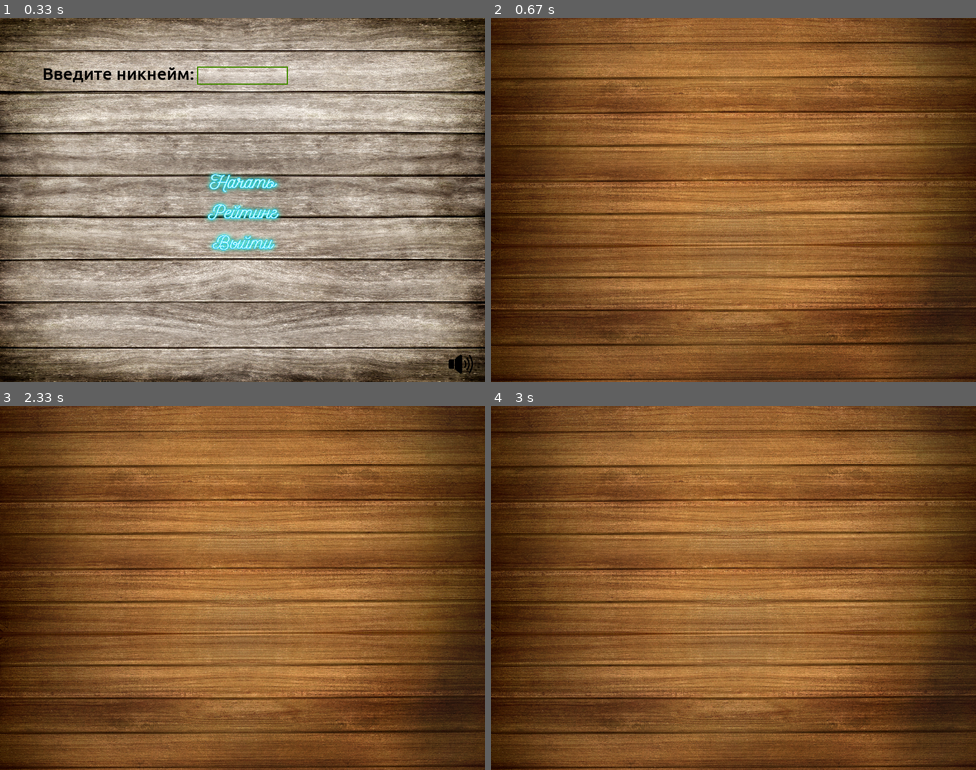
Above: before the commit, frames 1-4 (two rows, left to right).
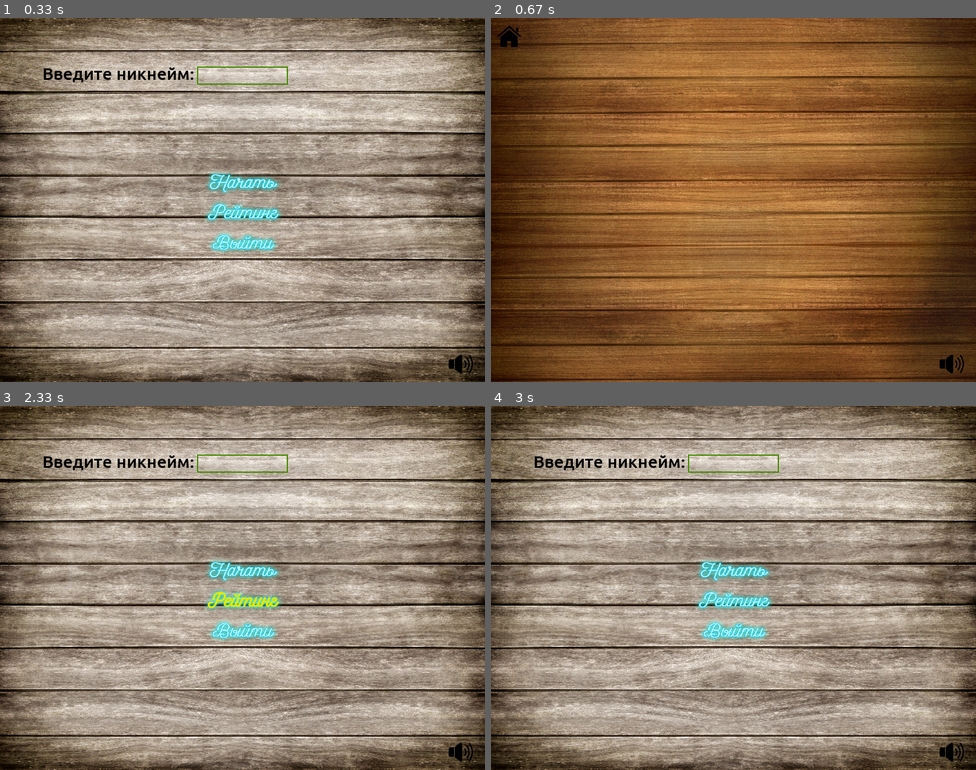
Above: after the commit, the same moments.

Repository: AlexRas245/Pygame_Project
Game: pygame game, started from Меню.py
Same seed, same stepped clock (60 frames per second), same inputs: the game is played once before the commit and once after it.
Inputs (mouse positions are in pixels of both pictures, inside the frame that each line leads up to):
- Up to frame 1 (0.33 s): no input
- Up to frame 2 (0.67 s): click (733, 200) at 0.38 s
- Up to frame 3 (2.33 s): click (242, 609) at 0.72 s; click (19, 427) at 2.05 s
- Up to frame 4 (3 s): click (709, 682) at 2.55 s

Frame 1 is identical in both runs. In frame 2, 0.3% of the frame differs, in the area x 1-98%, y 2-98%; in frame 3, 98%, in the area x 0-100%, y 0-100%; in frame 4, 98%.

Commit message:
Добавлены кнопки музыки и возврат в меню

Diff:
--- a/Меню.py
+++ b/Меню.py
@@ -167,6 +167,10 @@
     def show_rating(self):
         rating_menu = рейтинг.RatingMenu(self.screen, self.width, self.height, self.music_on)
         rating_menu.run()
+        if rating_menu.back_to_menu:  # Проверяем флаг возврата в меню
+            if pygame.mixer.music.get_busy() != self.music_on:
+                self.music()
+            self.draw()
 
     def exit_menu(self):
         pygame.mixer.quit()
--- a/рейтинг.py
+++ b/рейтинг.py
@@ -15,6 +15,21 @@
         self.music_on = music_on
         self.background_image = pygame.image.load("three_rating.png").convert_alpha()  # Изображение для фона
         self.background_image = pygame.transform.scale(self.background_image, (width, height))
+        menu_button_image = pygame.image.load("home.png").convert_alpha()
+        menu_button_image = pygame.transform.scale(menu_button_image,
+                                                   (40, 40))  # Изображение для кнопки В меню
+        self.menu_button = Button(screen, None, 10, 10, 50, 50, self.go_to_menu, image=menu_button_image)
+        self.click_sound = pygame.mixer.Sound("but_f.mp3")
+        # Загружаем изображение для кнопки "Музыка"
+        self.music_button_image_on = pygame.image.load("music_on.png").convert_alpha()
+        self.music_button_image_on = pygame.transform.scale(self.music_button_image_on, (40, 40))
+        self.music_button_image_off = pygame.image.load("music_off.png").convert_alpha()
+        self.music_button_image_off = pygame.transform.scale(self.music_button_image_off, (40, 40))
+        # Музыка
+        if self.music_on:
+            self.music_button = Button(screen, None, 740, 550, 790, 600, self.music, image=self.music_button_image_on)
+        else:
+            self.music_button = Button(screen, None, 740, 550, 790, 600, self.music, image=self.music_button_image_off)
         self.conn = sqlite3.connect('rating.db')
         self.cursor = self.conn.cursor()
         # Создание таблицы игроков, если она не существует
@@ -35,22 +50,42 @@
                 FOREIGN KEY(player_id) REFERENCES players(id)
             )
         ''')
-
+    def music(self):
+        if self.music_on:
+            pygame.mixer.music.pause()
+            self.music_button = Button(self.screen, None, 740, 550, 790, 600, self.music,
+                                       image=self.music_button_image_off)
+            self.music_on = False
+        else:
+            pygame.mixer.music.unpause()
+            self.music_button = Button(self.screen, None, 740, 550, 790, 600, self.music,
+                                       image=self.music_button_image_on)
+            self.music_on = True
     def draw(self):
         self.screen.blit(self.background_image, (0, 0))
+        self.menu_button.draw()  # Отрисовка кнопки "В меню"
+        self.music_button.draw()
         pygame.display.flip()
 
     def handle_events(self):
         for event in pygame.event.get():
             if event.type == pygame.QUIT:
                 self.running = False
+            elif event.type == pygame.MOUSEBUTTONDOWN and event.button == 1:  # Обработка левого клика мыши
+                pos = pygame.mouse.get_pos()
+                if self.menu_button.rect.collidepoint(pos):
+                    self.click_sound.play()
+                    self.menu_button.command()
+                elif self.music_button.rect.collidepoint(pos):
+                    self.music_button.command()
 
     def update(self):
         self.handle_events()
         if self.back_to_menu:
             self.running = False
         pygame.display.flip()
-
+    def go_to_menu(self):
+        self.back_to_menu = True
     def run(self):
         while self.running:
             self.update()
Binary file added: home.png
